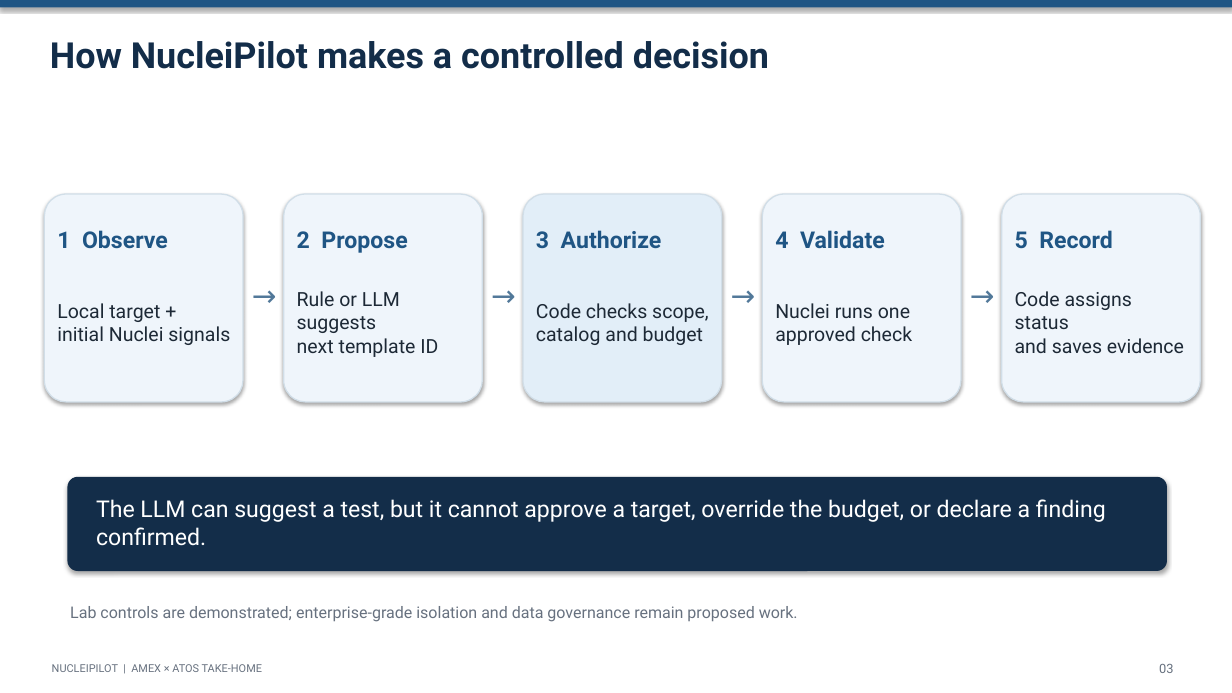
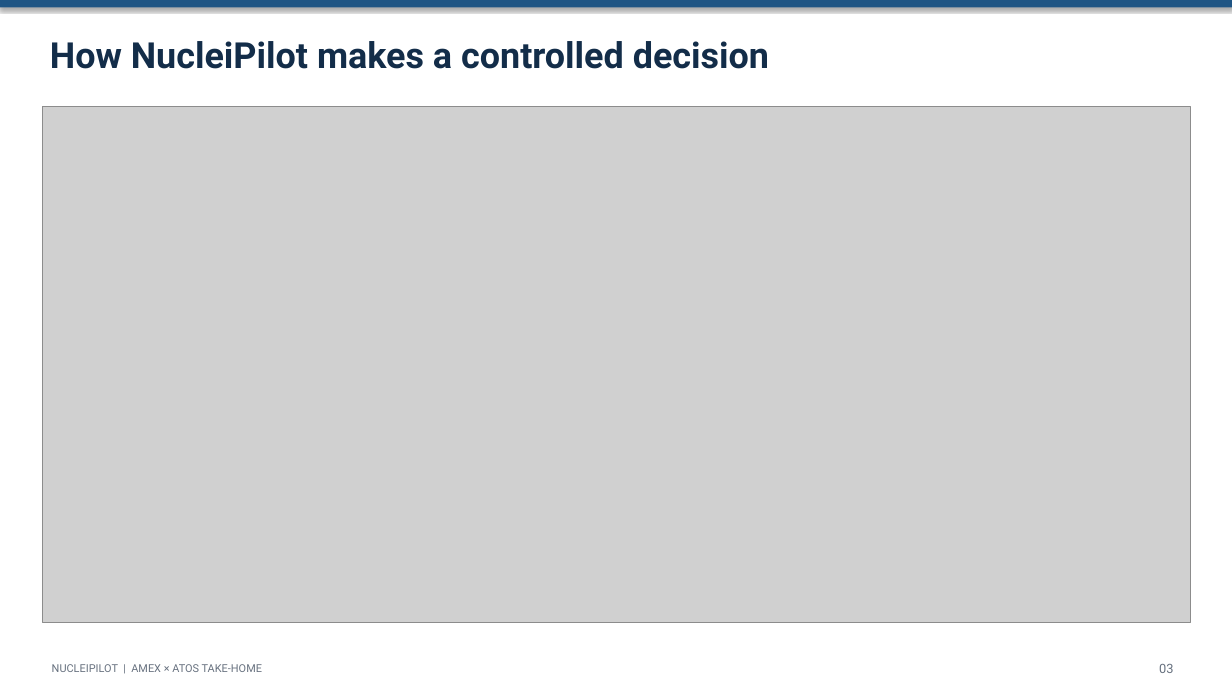
Before and after one commit to Acharya320/NucleiPilot, a slide deck: slide 3 of presentation/AXP_Executive_Deck.pptx. Drawn at 1232x693 pixels with LibreOffice and Linux fonts; fonts in the diff are those of the drawing; grey boxes stand for pictures. Boxes give left, top, right and bottom in pixels: in the first picture for what was removed or moved away, otherwise in the second. Text is boxed around its words. In the diff, an @@ line names an element or a change of style, - is before the commit and + after.

```diff
--- a/presentation/AXP_Executive_Deck.pptx
+++ b/presentation/AXP_Executive_Deck.pptx
@@ picture added at [43, 106, 1190, 623] @@
@@ rounded rectangle removed at [44, 194, 243, 402] @@
@@ rounded rectangle removed at [284, 194, 482, 402] @@
@@ rounded rectangle removed at [523, 194, 722, 402] @@
@@ rounded rectangle removed at [762, 194, 961, 402] @@
@@ rounded rectangle removed at [1002, 194, 1201, 402] @@
@@ text removed at [57, 230, 168, 249] @@
-1 Observe
@@ text removed at [297, 231, 407, 253] @@
-2 Propose
@@ text removed at [536, 230, 662, 248] @@
-3 Authorize
@@ text removed at [775, 230, 885, 249] @@
-4 Validate
@@ text removed at [1015, 230, 1113, 249] @@
-5 Record
@@ text removed at [245, 274, 284, 315] @@
-→
@@ text removed at [297, 291, 438, 357] @@
-Rule or LLM suggests
-next template ID
@@ text removed at [484, 274, 523, 315] @@
-→
@@ text removed at [724, 274, 762, 315] @@
-→
@@ text removed at [963, 274, 1002, 315] @@
-→
@@ text removed at [1015, 291, 1184, 353] @@
-Code assigns status
-and saves evidence
@@ text removed at [57, 303, 230, 345] @@
-Local target +
-initial Nuclei signals
@@ text removed at [536, 303, 709, 345] @@
-Code checks scope,
-catalog and budget
@@ text removed at [775, 303, 912, 345] @@
-Nuclei runs one
-approved check
@@ rounded rectangle removed at [67, 477, 1167, 571] @@
@@ text removed at [96, 499, 1106, 546] @@
-The LLM can suggest a test, but it cannot approve a target, override the budget, or declare a finding confirmed.
@@ text removed at [70, 606, 798, 622] @@
-Lab controls are demonstrated; enterprise-grade isolation and data governance remain proposed work.
```
Also in this commit, not shown: 2 other slides changed.
